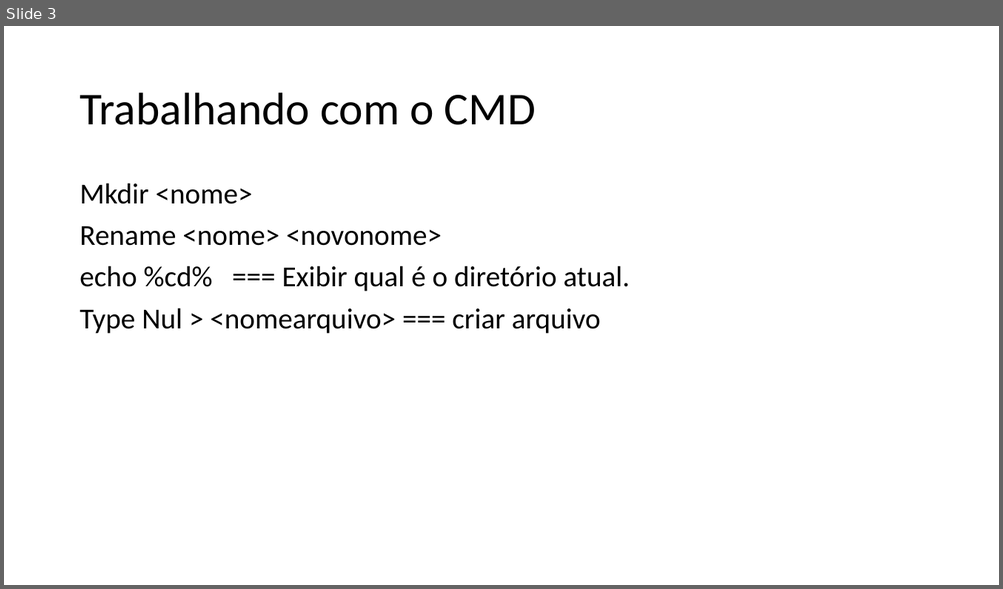
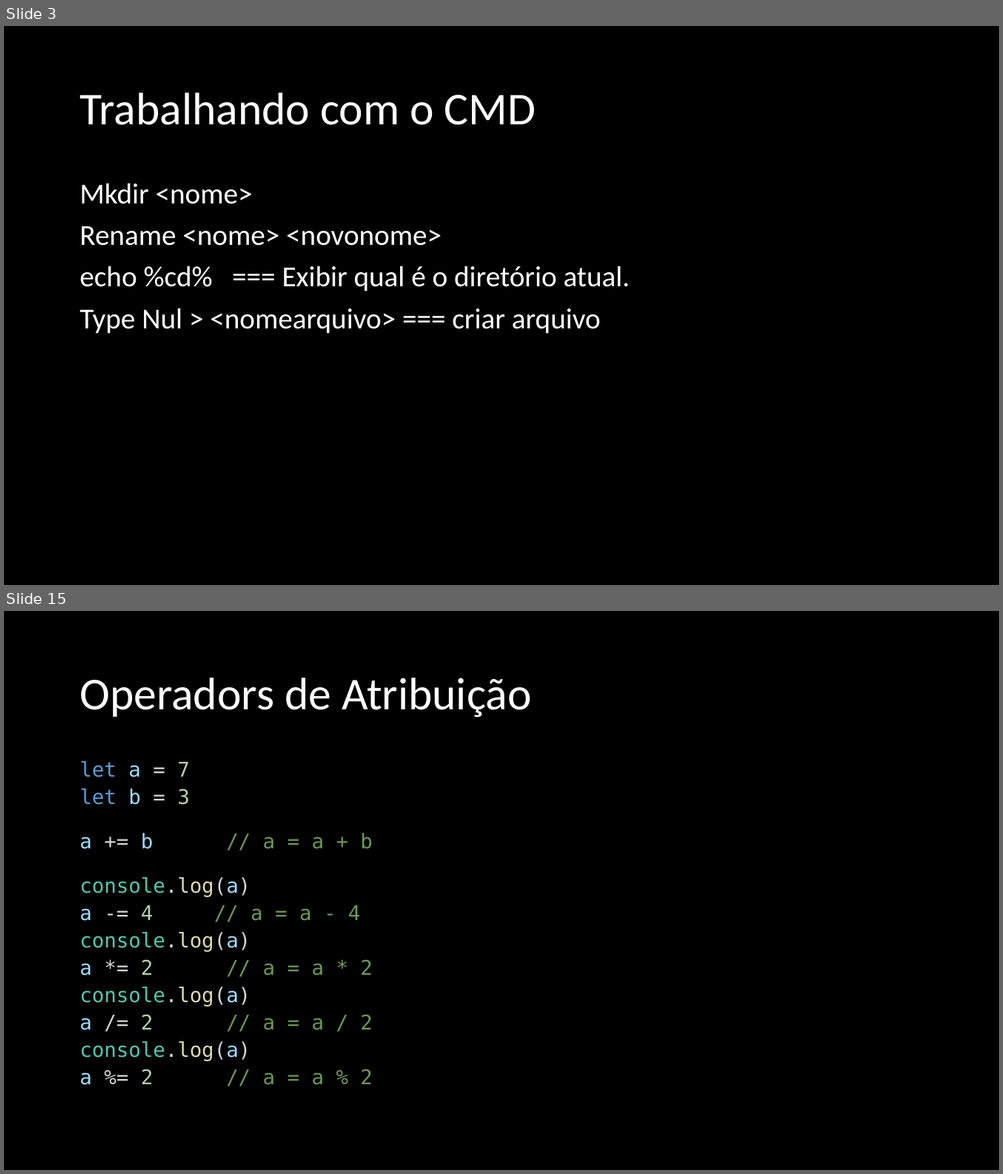
Before and after one commit to cesarfois/Curso_Udemy_Web_JS_COD3R, a slide deck: COD3R.pptx. Shown one above the other, each under a label of ours: slide 3 before the commit, slides 3 and 15 after it; the slides between them are not shown. The pictures are 1003x589 and 1003x1174 pixels, drawn with LibreOffice and Linux fonts; fonts in the diff are those of the drawing. Boxes give left, top, right and bottom in pixels: in the first picture for what was removed or moved away, otherwise in the second. Text is boxed around its words. In the diff, an @@ line names an element or a change of style, - is before the commit and + after.

```diff
--- a/COD3R.pptx
+++ b/COD3R.pptx
@@ slide 15 added at box(4, 611, 999, 1170), background #000000 @@
@@ title added at box(79, 678, 531, 718), 44 pt, text #FFFFFF @@
+Operadors de Atribuição
@@ text added at box(79, 761, 373, 1085), 19.6 pt, text #6A9955 @@
+let a = 7
+let b = 3
+a += b // a = a + b
+console.log(a)
+a -= 4 // a = a - 4
+console.log(a)
+a *= 2 // a = a * 2
+console.log(a)
+a /= 2 // a = a / 2
+console.log(a)
+a %= 2 // a = a % 2
@@ slide 3 changed as well @@
@@ background #FFFFFF to #000000 @@
@@ title "Trabalhando com o CMD" at box(79, 93, 535, 125): text colour #000000 to #FFFFFF @@
@@ text "Mkdir <nome>" at box(79, 183, 630, 334): text colour #000000 to #FFFFFF @@
```
Also in this commit, not shown: 2 other slides changed, 23 other slides added, 37 other files.
